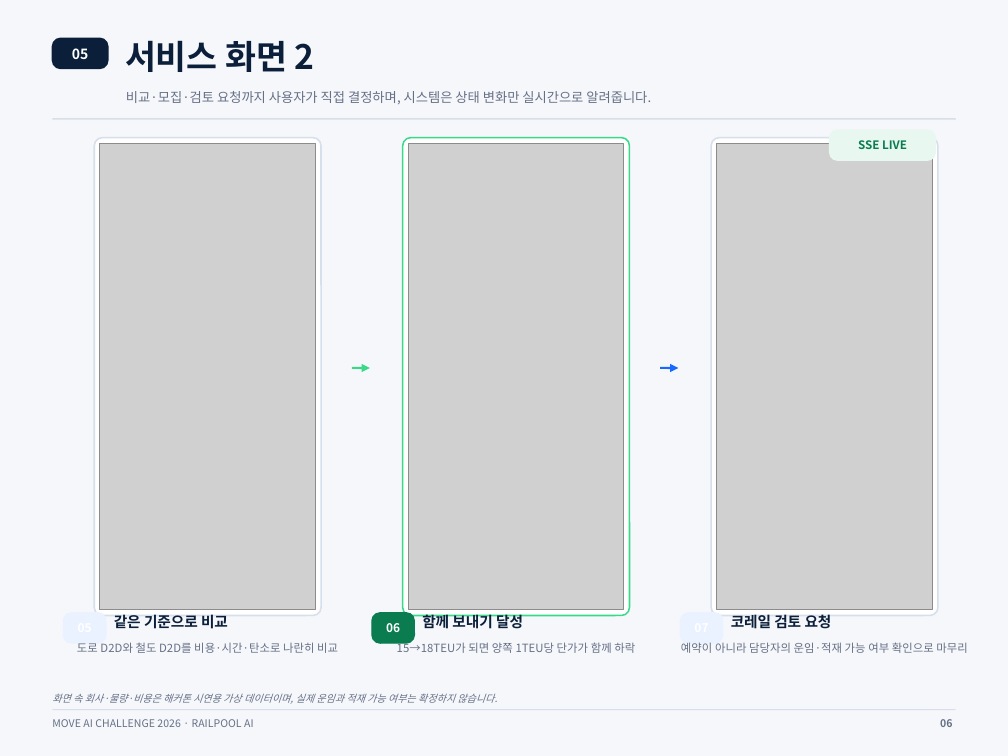
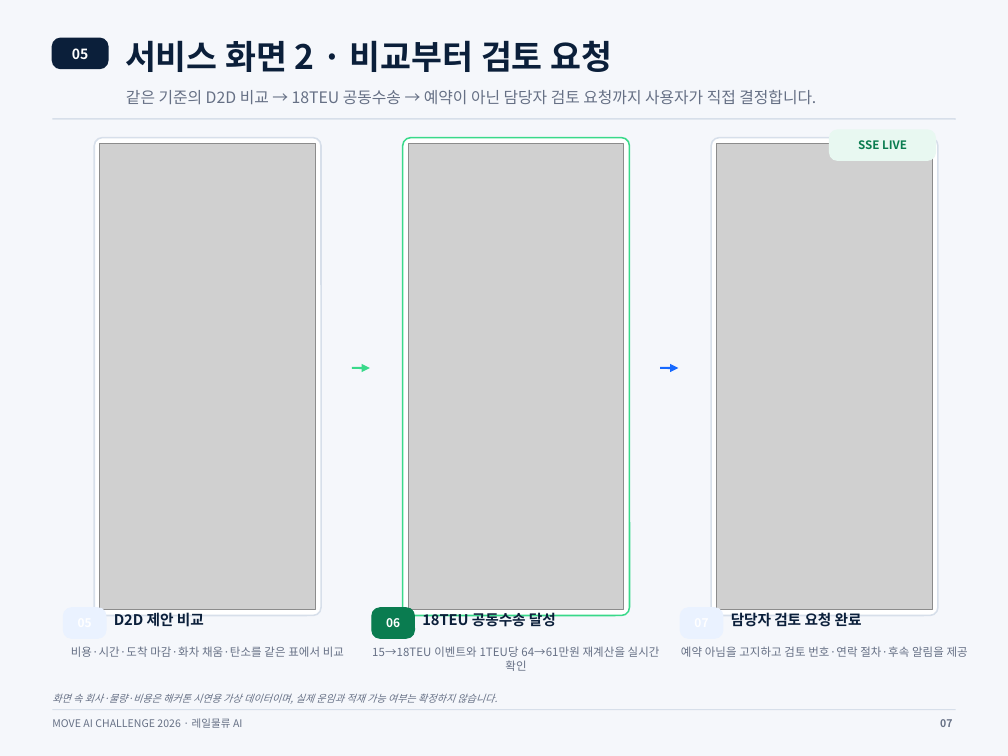
Before and after one commit to tory-win/Galaxy_Express_99, a slide deck: slide 7 of RAILPOOL_AI_최종결과보고서_RailFit내용반영본_편집본.pptx (slide 6 before the commit). Drawn at 1008x756 pixels with LibreOffice and Linux fonts; fonts in the diff are those of the drawing; grey boxes stand for pictures. Boxes give left, top, right and bottom in pixels: in the first picture for what was removed or moved away, otherwise in the second. Text is boxed around its words. In the diff, an @@ line names an element or a change of style, - is before the commit and + after.

```diff
--- a/RAILPOOL_AI_최종결과보고서_RailFit내용반영본_편집본.pptx
+++ b/RAILPOOL_AI_최종결과보고서_RailFit내용반영본_편집본.pptx
@@ text at (125, 40, 613, 72): text changed @@
-서비스 화면 2
+서비스 화면 2 · 비교부터 검토 요청
@@ text at (126, 90, 816, 104): text changed; size 9.5 to 11.2 pt @@
-비교·모집·검토 요청까지 사용자가 직접 결정하며, 시스템은 상태 변화만 실시간으로 알려줍니다.
+같은 기준의 D2D 비교 → 18TEU 공동수송 → 예약이 아닌 담당자 검토 요청까지 사용자가 직접 결정합니다.
@@ text at (114, 612, 204, 627): text changed @@
-같은 기준으로 비교
+D2D 제안 비교
@@ text at (422, 610, 556, 627): text changed @@
-함께 보내기 달성
+18TEU 공동수송 달성
@@ 3 rounded rectangles, 1 text: place and size @@
-3 rounded rectangles, 1 text at (64, 613, 723, 643)
+3 rounded rectangles, 1 text at (64, 608, 723, 638)
@@ text at (731, 612, 862, 627): text changed @@
-코레일 검토 요청
+담당자 검토 요청 완료
@@ text at (71, 646, 344, 657): text changed; size 8.1 to 8.2 pt @@
-도로 D2D와 철도 D2D를 비용·시간·탄소로 나란히 비교
+비용·시간·도착 마감·화차 채움·탄소를 같은 표에서 비교
@@ text at (372, 646, 660, 671): text changed; size 8.1 to 8.2 pt @@
-15→18TEU가 되면 양쪽 1TEU당 단가가 함께 하락
+15→18TEU 이벤트와 1TEU당 64→61만원 재계산을 실시간 확인
@@ text at (681, 646, 968, 657): text changed; size 8.1 to 8.2 pt @@
-예약이 아니라 담당자의 운임·적재 가능 여부 확인으로 마무리
+예약 아님을 고지하고 검토 번호·연락 절차·후속 알림을 제공
@@ text at (52, 718, 243, 728): text changed @@
-MOVE AI CHALLENGE 2026 · RAILPOOL AI
+MOVE AI CHALLENGE 2026 · 레일물류 AI
@@ text at (940, 719, 952, 727): text changed @@
-06
+07
```
Also in this commit, not shown: 10 other slides changed, 1 slide added, 1 other file.
